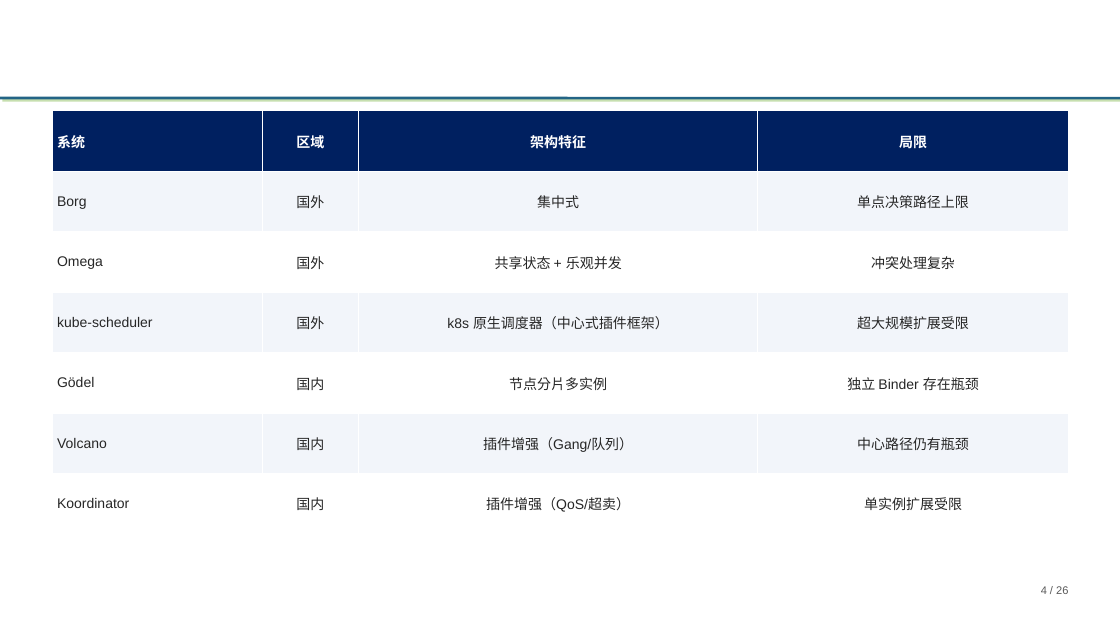
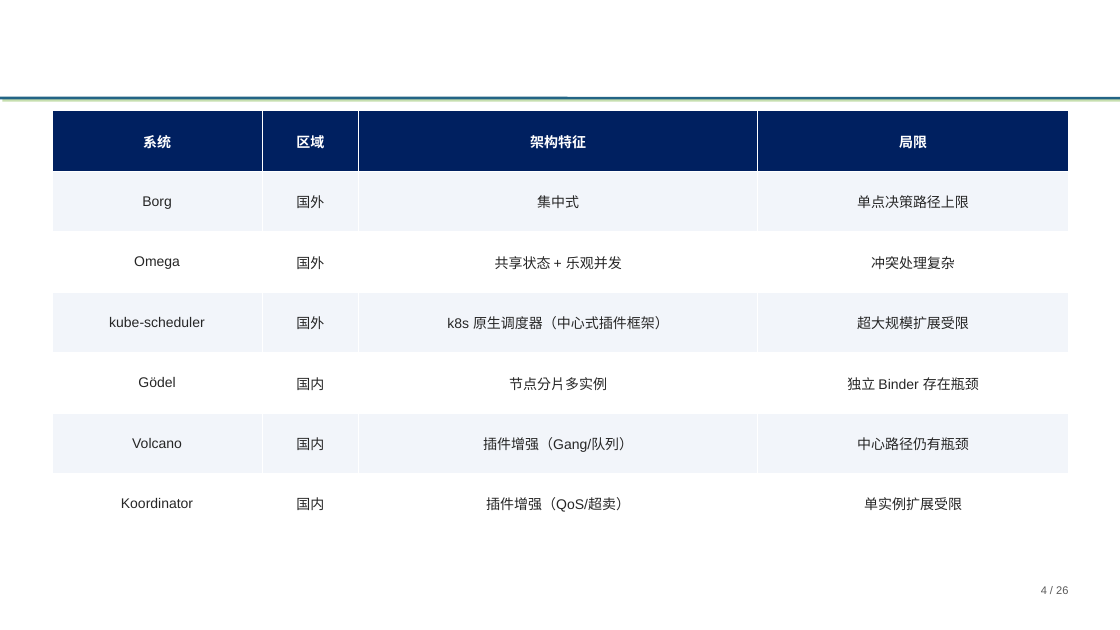
Before and after one commit to tengfei86/godel-scheduler, a slide deck: slide 4 of docs/thesis/defense/基于etcd的分布式Kubernetes调度器研究与实现-高铜.pptx. Drawn at 1120x630 pixels with LibreOffice and Linux fonts; fonts in the diff are those of the drawing; background and template pictures are left out. Boxes give left, top, right and bottom in pixels: in the first picture for what was removed or moved away, otherwise in the second. Text is boxed around its words. In the diff, an @@ line names an element or a change of style, - is before the commit and + after.

```diff
--- a/docs/thesis/defense/基于etcd的分布式Kubernetes调度器研究与实现-高铜.pptx
+++ b/docs/thesis/defense/基于etcd的分布式Kubernetes调度器研究与实现-高铜.pptx
@@ table at [52,111,1069,534] @@
@@ alignment left to centre @@
```
Also in this commit, not shown: 1 other file.
